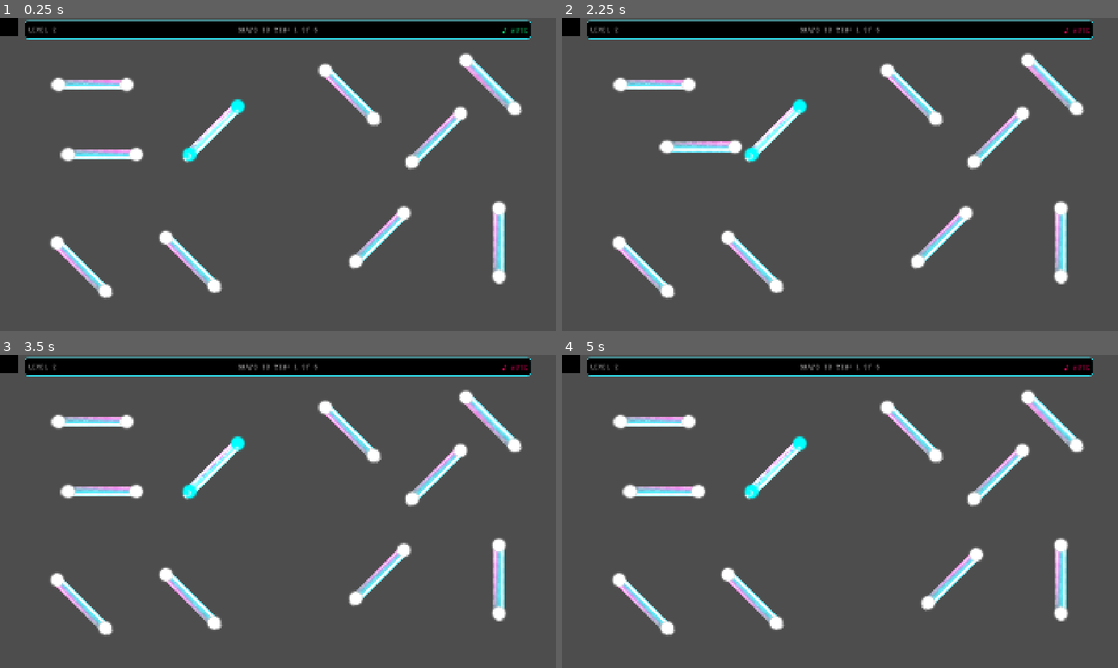
Above: before the commit, frames 1-4 (two rows, left to right).
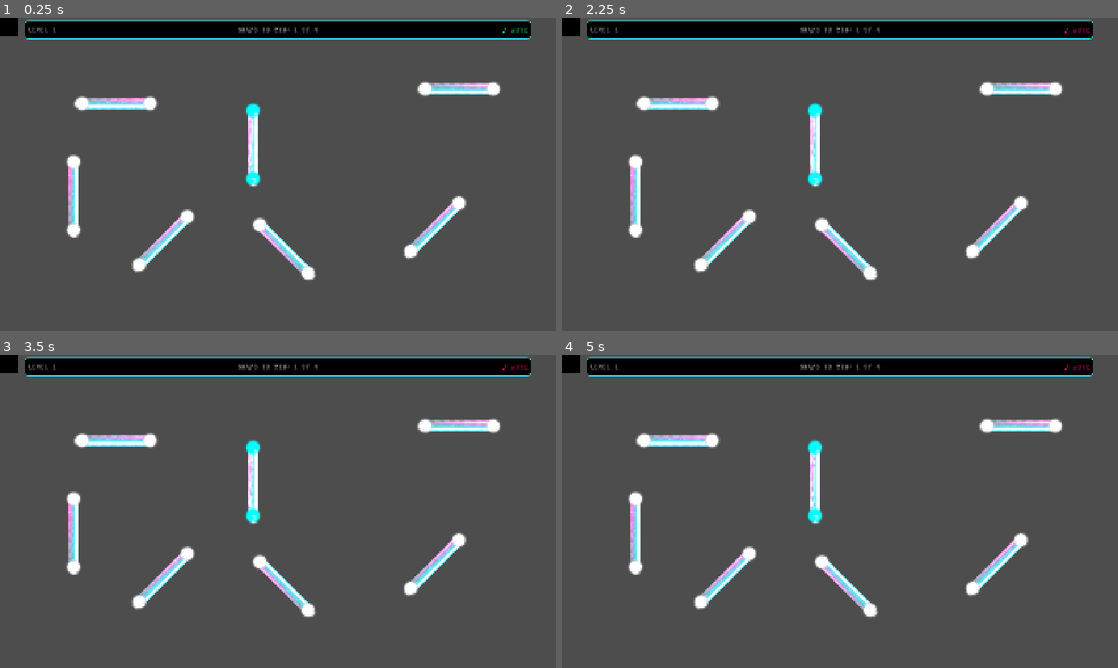
Above: after the commit, the same moments.

Repository: CarlesRa/Harmony-Waves
Game: Godot game, scene res://scenes/main_game.tscn
Same seed, same stepped clock (60 frames per second), same inputs: the game is played once before the commit and once after it. Video files are missing from this copy of the repository; at most half a second of black plays in their place. Sound files missing from this copy of the repository are replaced by a short silence.
Inputs (mouse positions are in pixels of both pictures, inside the frame that each line leads up to):
- Up to frame 1 (0.25 s): no input
- Up to frame 2 (2.25 s): click "♪ MUTE" at 0.5 s; drag from (773, 130) to (662, 155) at 1.27 s; drag from (662, 155) to (773, 130) at 2.02 s
- Up to frame 3 (3.5 s): move the mouse to (83, 605) at 2.77 s; click (83, 605) at 2.92 s
- Up to frame 4 (5 s): drag from (912, 430) to (751, 492) at 3.52 s; drag from (940, 574) to (751, 492) at 4.27 s

The runs differ from the first frame. In frame 1, 9.0% of the frame differs, in the area x 9-94%, y 3-90%; in frame 2, 9.1%; in frame 3, 9.0%; in frame 4, 9.0%.

Commit message:
add game transitions, and new functions to load levels

Diff:
--- a/project.godot
+++ b/project.godot
@@ -19,6 +19,7 @@
 
 GameManager="*res://scripts/game_manager.gd"
 AudioManager="*res://scripts/audio_manager.gd"
+TransitionManager="*res://scenes/transition_manager.tscn"
 
 [display]
 
--- a/scenes/levels/level_02.tscn
+++ b/scenes/levels/level_02.tscn
@@ -9,7 +9,7 @@
 [ext_resource type="AudioStream" uid="uid://de65heu80tkws" path="res://assets/music/level_02/5.wav" id="7_4hx2o"]
 [ext_resource type="AudioStream" uid="uid://h7fbyp4hewtu" path="res://assets/music/level_02/6.wav" id="8_km0xc"]
 
-[node name="Level02" type="Node2D"]
+[node name="Level_02" type="Node2D"]
 script = ExtResource("1_vq1pa")
 
 [node name="WavePiece" parent="." instance=ExtResource("1_f5vym")]
--- a/scenes/main_game.tscn
+++ b/scenes/main_game.tscn
@@ -52,7 +52,10 @@
 autoplay = true
 loop = true
 
-[node name="InfoBar_Layout" type="Control" parent="HUD"]
+[node name="Toolbar" type="CanvasLayer" parent="HUD"]
+layer = 100
+
+[node name="InfoBar_Layout" type="Control" parent="HUD/Toolbar"]
 layout_mode = 3
 anchors_preset = 10
 anchor_right = 1.0
@@ -61,7 +64,7 @@
 size_flags_vertical = 0
 theme = ExtResource("2_d2op2")
 
-[node name="Toolbar" type="PanelContainer" parent="HUD/InfoBar_Layout"]
+[node name="ToolbarItem" type="PanelContainer" parent="HUD/Toolbar/InfoBar_Layout"]
 layout_mode = 1
 anchors_preset = 10
 anchor_right = 1.0
@@ -73,19 +76,19 @@
 theme_override_styles/panel = ExtResource("2_72e8q")
 script = ExtResource("5_ygxny")
 
-[node name="LevelLabel" type="Label" parent="HUD/InfoBar_Layout/Toolbar"]
+[node name="LevelLabel" type="Label" parent="HUD/Toolbar/InfoBar_Layout/ToolbarItem"]
 unique_name_in_owner = true
 layout_mode = 2
 size_flags_horizontal = 0
 text = "Level "
 
-[node name="SnapsToWinLabel" type="Label" parent="HUD/InfoBar_Layout/Toolbar"]
+[node name="SnapsToWinLabel" type="Label" parent="HUD/Toolbar/InfoBar_Layout/ToolbarItem"]
 unique_name_in_owner = true
 layout_mode = 2
 size_flags_horizontal = 4
 text = "Snaps to win: "
 
-[node name="MuteButton" type="Button" parent="HUD/InfoBar_Layout/Toolbar"]
+[node name="MuteButton" type="Button" parent="HUD/Toolbar/InfoBar_Layout/ToolbarItem"]
 layout_mode = 2
 size_flags_horizontal = 8
 theme_override_styles/normal = SubResource("StyleBoxFlat_wi4c7")
--- a/scenes/shared/level_completed.tscn
+++ b/scenes/shared/level_completed.tscn
@@ -1,7 +1,8 @@
-[gd_scene load_steps=4 format=3 uid="uid://168pc0g162g8"]
+[gd_scene load_steps=5 format=3 uid="uid://168pc0g162g8"]
 
 [ext_resource type="Shader" uid="uid://bqjm3wygrfa3d" path="res://assets/shaders/neon_glow.gdshader" id="1_7h6g4"]
 [ext_resource type="FontFile" uid="uid://chjp582vkc0a5" path="res://assets/fonts/NeonSans.ttf" id="1_23jug"]
+[ext_resource type="Script" uid="uid://cmwi2rnx6jtqo" path="res://scripts/shared/level_completed.gd" id="1_ppli6"]
 
 [sub_resource type="ShaderMaterial" id="ShaderMaterial_7h6g4"]
 shader = ExtResource("1_7h6g4")
@@ -10,6 +11,7 @@
 shader_parameter/glow_radius = 0.5
 
 [node name="LevelCompleted" type="CanvasLayer"]
+script = ExtResource("1_ppli6")
 
 [node name="ColorRect" type="ColorRect" parent="."]
 modulate = Color(0, 0, 0, 1)
@@ -19,6 +21,7 @@
 anchor_bottom = 1.0
 grow_horizontal = 2
 grow_vertical = 2
+mouse_filter = 1
 
 [node name="CenterContainer" type="HSplitContainer" parent="."]
 anchors_preset = 5
@@ -37,6 +40,7 @@
 material = SubResource("ShaderMaterial_7h6g4")
 layout_mode = 2
 size_flags_horizontal = 4
+mouse_filter = 1
 theme_override_fonts/font = ExtResource("1_23jug")
 theme_override_font_sizes/font_size = 150
 text = "LEVEL COMPLETED!"
@@ -44,6 +48,7 @@
 [node name="Control" type="Control" parent="CenterContainer/VBoxContainer"]
 custom_minimum_size = Vector2(0, 630)
 layout_mode = 2
+mouse_filter = 1
 
 [node name="NextLevelButton" type="Button" parent="CenterContainer/VBoxContainer"]
 layout_mode = 2
@@ -52,3 +57,5 @@
 theme_override_font_sizes/font_size = 100
 text = "Next level"
 icon_alignment = 2
+
+[connection signal="pressed" from="CenterContainer/VBoxContainer/NextLevelButton" to="." method="_on_next_level_button_pressed"]
--- /dev/null
+++ b/scenes/transition_manager.tscn
@@ -0,0 +1,19 @@
+[gd_scene load_steps=2 format=3 uid="uid://cgyhwpxmtb1if"]
+
+[ext_resource type="Script" uid="uid://csdsm5xvwpmag" path="res://scripts/transition_manager.gd" id="1_nk83w"]
+
+[node name="TransitionManager" type="CanvasLayer"]
+layer = 100
+script = ExtResource("1_nk83w")
+
+[node name="TransitionColorRect" type="ColorRect" parent="."]
+unique_name_in_owner = true
+modulate = Color(0, 0, 0, 0)
+visibility_layer = 512
+anchors_preset = 15
+anchor_right = 1.0
+anchor_bottom = 1.0
+grow_horizontal = 2
+grow_vertical = 2
+mouse_filter = 2
+color = Color(0, 0, 0, 1)
--- a/scripts/game_manager.gd
+++ b/scripts/game_manager.gd
@@ -5,10 +5,16 @@
 signal current_snaps_sign(new_current_snap)
 signal level_completed(level_completed)
 
+const BASE_LEVEL_PATH = "res://scenes/levels/level_%02d.tscn"
+const BASE_LEVEL_LABEL = "Level %d"
+const MAX_LEVELS = 6
+
 var current_level: Node = null
+var current_level_number: int = 1
 var level_container: Node = null
 var _snaps_to_win: int = 4
 var _current_snaps: int = 1
+
 
 var snaps_to_win:
 	get:
@@ -29,16 +35,27 @@
 func set_level_container(container: Node) -> void:
 	level_container = container
 
-func load_level(level_path: String, level_label: String) -> void:
-	if current_level:
-		current_level.queue_free()
-		await get_tree().process_frame
-
-	var level_scene = load(level_path)
-	if not level_scene:
-		push_error("Error loading level: " + level_path)
+func load_next_level() -> void:
+	if current_level_number >= MAX_LEVELS:
+		pass # TODO: GAME COMPLETED!
 		return
 
+	await TransitionManager.fade_out()
+	AudioManager.reset()
+	unload_level()
+	await get_tree().process_frame
+	load_level(current_level_number + 1)
+	await TransitionManager.fade_in()
+
+func load_level(level_number: int) -> void:
+	var level_label = BASE_LEVEL_LABEL % level_number
+	var level_path = BASE_LEVEL_PATH % level_number
+	var level_scene = load(level_path)
+
+	if !level_scene:
+		push_error("Error loading level: " + level_path)
+
+	current_level_number = level_number
 	current_level = level_scene.instantiate()
 	level_container.add_child(current_level)
 	emit_signal('level_changed', level_label)
@@ -49,11 +66,19 @@
 		push_error("Error loading level: " + level_path)
 		return
 
-	current_level = level_scene.instantiate()
-	level_container.add_child(current_level)
+	level_container.add_child(level_scene.instantiate())
 
 
 func unload_level() -> void:
-	if current_level:
-		current_level.queue_free()
-		current_level = null
+	if level_container:
+		for child in level_container.get_children():
+			_recursive_stop_and_destroy(child)
+
+func _recursive_stop_and_destroy(node: Node) -> void:
+	for child in node.get_children():
+		_recursive_stop_and_destroy(child)
+
+	if node is WavePiece:
+		node.destroy()
+
+	node.queue_free()
--- a/scripts/main_game.gd
+++ b/scripts/main_game.gd
@@ -6,7 +6,8 @@
 func _ready() -> void:
 	GameManager.connect("level_completed", _go_to_level_complete_scene)
 	GameManager.set_level_container(level_container)
-	GameManager.load_level("res://scenes/levels/level_02.tscn", "Level 2")
+	GameManager.load_level(1)
+	#GameManager.load_level("res://scenes/levels/level_02.tscn", "Level 2")
 
 func _go_to_level_complete_scene():
 	GameManager.load_level_overlapping("res://scenes/shared/level_completed.tscn")
--- /dev/null
+++ b/scripts/shared/level_completed.gd
@@ -0,0 +1,6 @@
+extends CanvasLayer
+
+
+
+func _on_next_level_button_pressed() -> void:
+	GameManager.load_next_level()
--- a/scripts/shared/wave_piece.gd
+++ b/scripts/shared/wave_piece.gd
@@ -34,6 +34,7 @@
 	_set_connectors()
 	_setup_audio()
 	_setup_shader()
+	GameManager.level_completed.connect(_on_level_completed)
 	if is_piece_connected:
 		start_audio_synced()
 
@@ -230,3 +231,22 @@
 		colliding_targets = colliding_targets.filter(
 			func(e): return e["id"] != area.target_connector_id
 		)
+
+func _on_level_completed():
+	if not is_piece_connected:
+		_fade_and_destroy()
+
+func _fade_and_destroy():
+	var tween = create_tween()
+	tween.set_parallel(true)
+	tween.tween_property(self, "modulate:a", 0.0, 1)
+	tween.tween_property(self, "scale", Vector2(0.8, 0.8), 1)
+	await tween.finished
+	queue_free()
+
+func destroy():
+	stop_audio()
+	if audio_player:
+		audio_player.stop()
+		audio_player.queue_free()
+	queue_free()
--- /dev/null
+++ b/scripts/transition_manager.gd
@@ -0,0 +1,41 @@
+extends CanvasLayer
+
+@onready var color_rect = %TransitionColorRect
+
+func fade_in(duration: float = 1) -> void:
+
+	var tween = create_tween()
+	tween.set_parallel(true)
+	tween.tween_property(color_rect, "modulate:a", 0.0, duration)
+
+	if AudioManager.is_playing:
+		tween.tween_method(
+			func(value):
+			AudioServer.set_bus_volume_db(
+				AudioServer.get_bus_index("Master"), value
+			),
+			-80.0,
+			0.0,
+			duration
+		)
+
+	await tween.finished
+
+func fade_out(duration: float = 5) -> void:
+	var tween = create_tween()
+
+	tween.set_parallel(true)
+	tween.tween_property(color_rect, "modulate:a", 1.0, duration)
+
+	if AudioManager.is_playing:
+		tween.tween_method(
+			func(value):
+			AudioServer.set_bus_volume_db(
+				AudioServer.get_bus_index("Master"), value
+			),
+			0.0,
+			-80.0,
+			duration
+		)
+
+	await tween.finished
Not shown, added: scripts/shared/level_completed.gd.uid
Not shown, added: scripts/transition_manager.gd.uid
